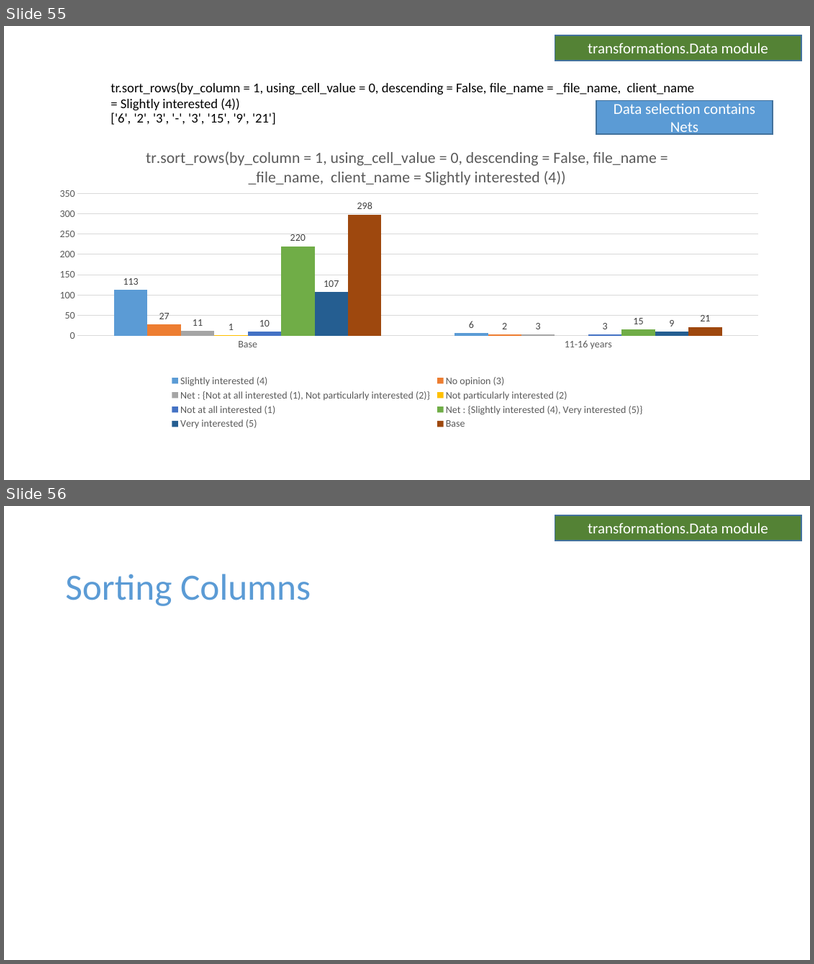
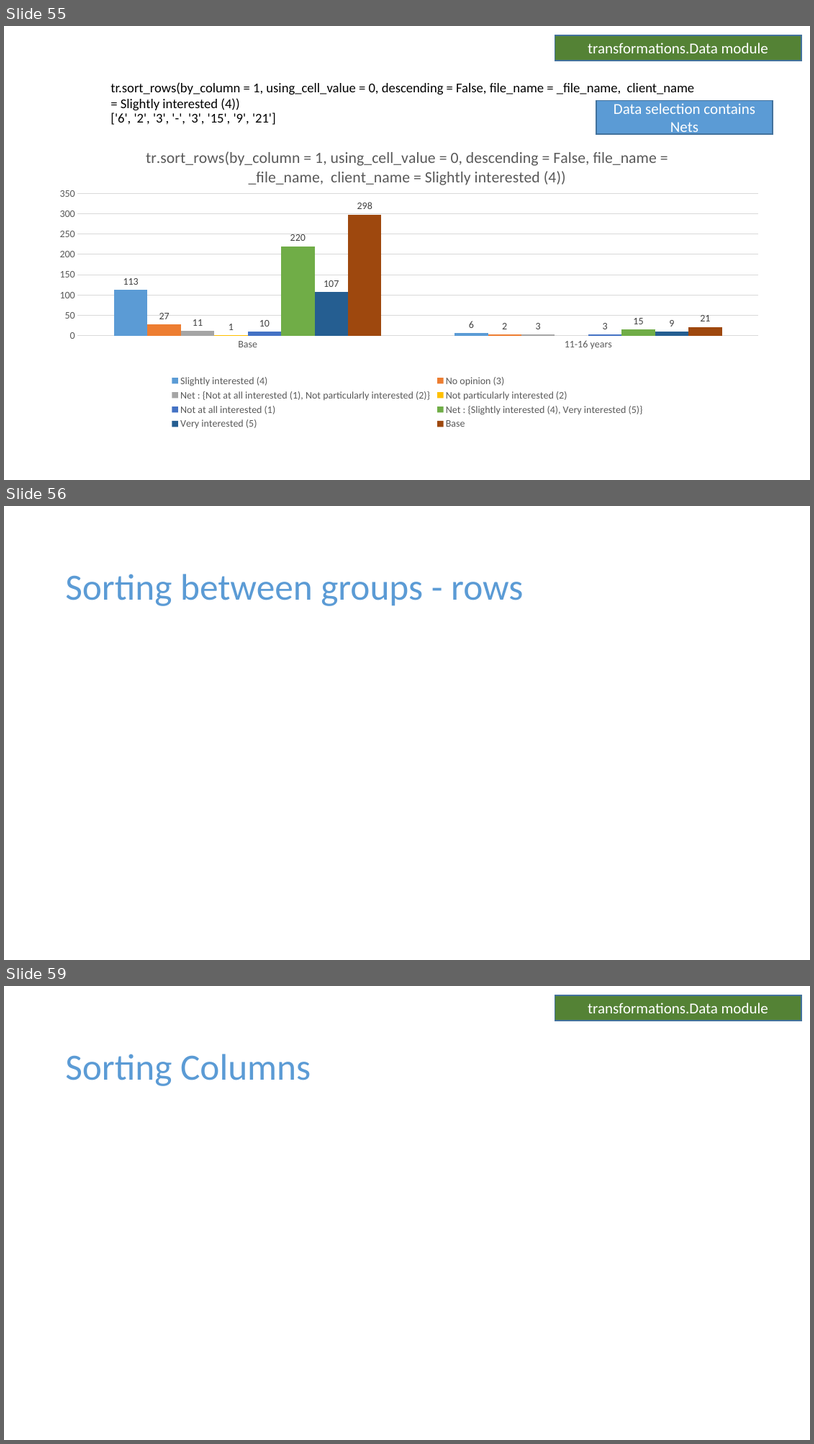
Before and after one commit to Collette-Curson/forgetdata_Slides_modules, a slide deck: Scripts/test_manual_transformations_known_good_results.pptx. Shown one above the other, each under a label of ours: slides 55 and 56 before the commit, slides 55, 56 and 59 after it; the slides between them are not shown. The pictures are 814x964 and 814x1444 pixels, drawn with LibreOffice and Linux fonts; fonts in the diff are those of the drawing. Boxes give left, top, right and bottom in pixels: in the first picture for what was removed or moved away, otherwise in the second. Text is boxed around its words. In the diff, an @@ line names an element or a change of style, - is before the commit and + after.

Commit message:
Update to include additional sorting examples with selections from multiple tables

```diff
--- a/Scripts/test_manual_transformations_known_good_results.pptx
+++ b/Scripts/test_manual_transformations_known_good_results.pptx
@@ slide 56 added at (4, 506, 810, 960), background #FFFFFF @@
@@ text added at (65, 574, 523, 606), 44 pt, text #5B9BD5 @@
+Sorting between groups - rows
@@ what was slide 56 is now slide 59 @@
```
Also in this commit, not shown: 1 slide changed, 5 other slides added.
